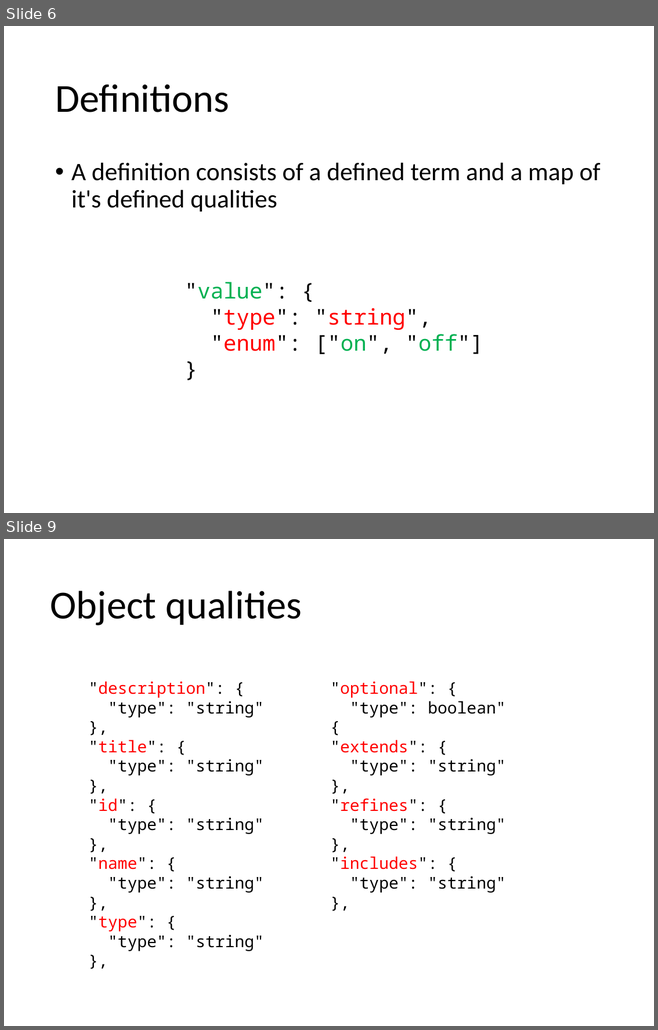
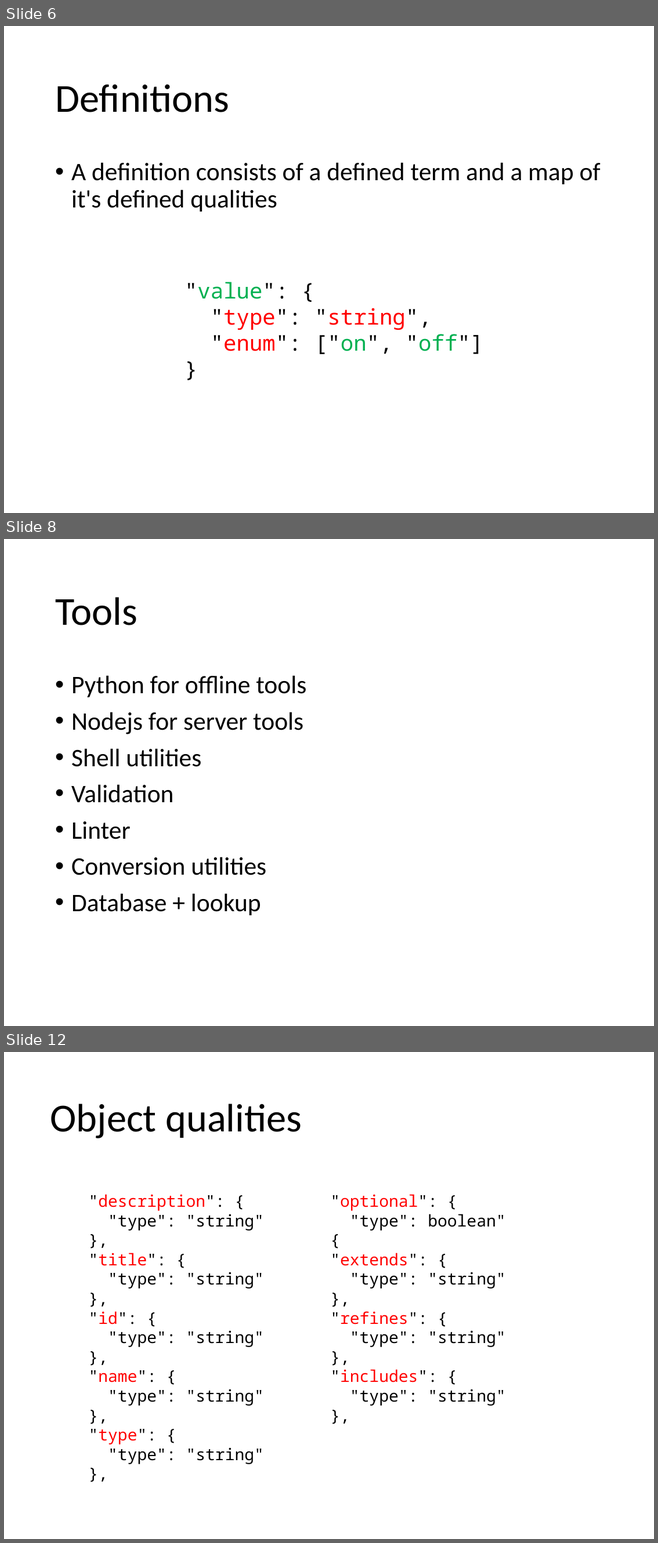
Before and after one commit to mjkoster/ODM-Examples, a slide deck: sdf.pptx. Shown one above the other, each under a label of ours: slides 6 and 9 before the commit, slides 6, 8 and 12 after it; the slides between them are not shown. The pictures are 658x1030 and 658x1543 pixels, drawn with LibreOffice and Linux fonts; fonts in the diff are those of the drawing. Boxes give left, top, right and bottom in pixels: in the first picture for what was removed or moved away, otherwise in the second. Text is boxed around its words. In the diff, an @@ line names an element or a change of style, - is before the commit and + after.

```diff
--- a/sdf.pptx
+++ b/sdf.pptx
@@ slide 8 added at box(4, 539, 654, 1026), background #FFFFFF @@
@@ title added at box(55, 597, 137, 625), 44 pt, text #000000 @@
+Tools
@@ text added at box(71, 675, 306, 915), 28 pt, text #000000 @@
+• Python for offline tools
+• Nodejs for server tools
+• Shell utilities
+• Validation
+• Linter
+• Conversion utilities
+• Database + lookup
@@ what was slide 9 is now slide 12 @@
```
Also in this commit, not shown: 6 slides changed, 4 other slides added, 1 other file.
